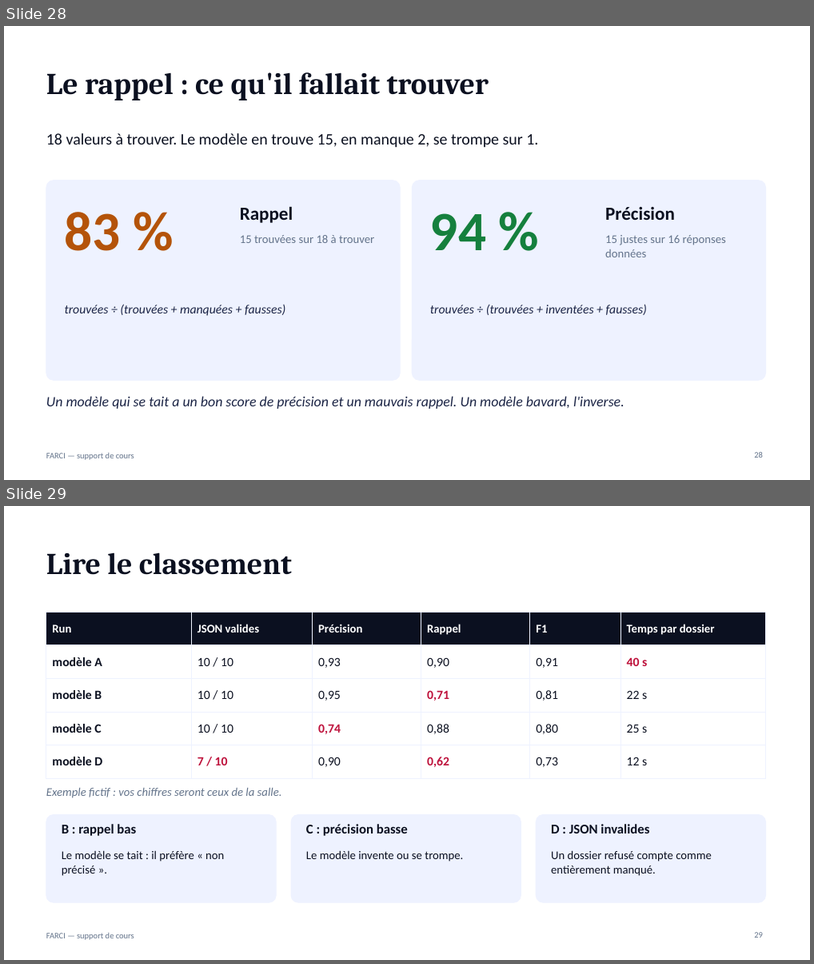
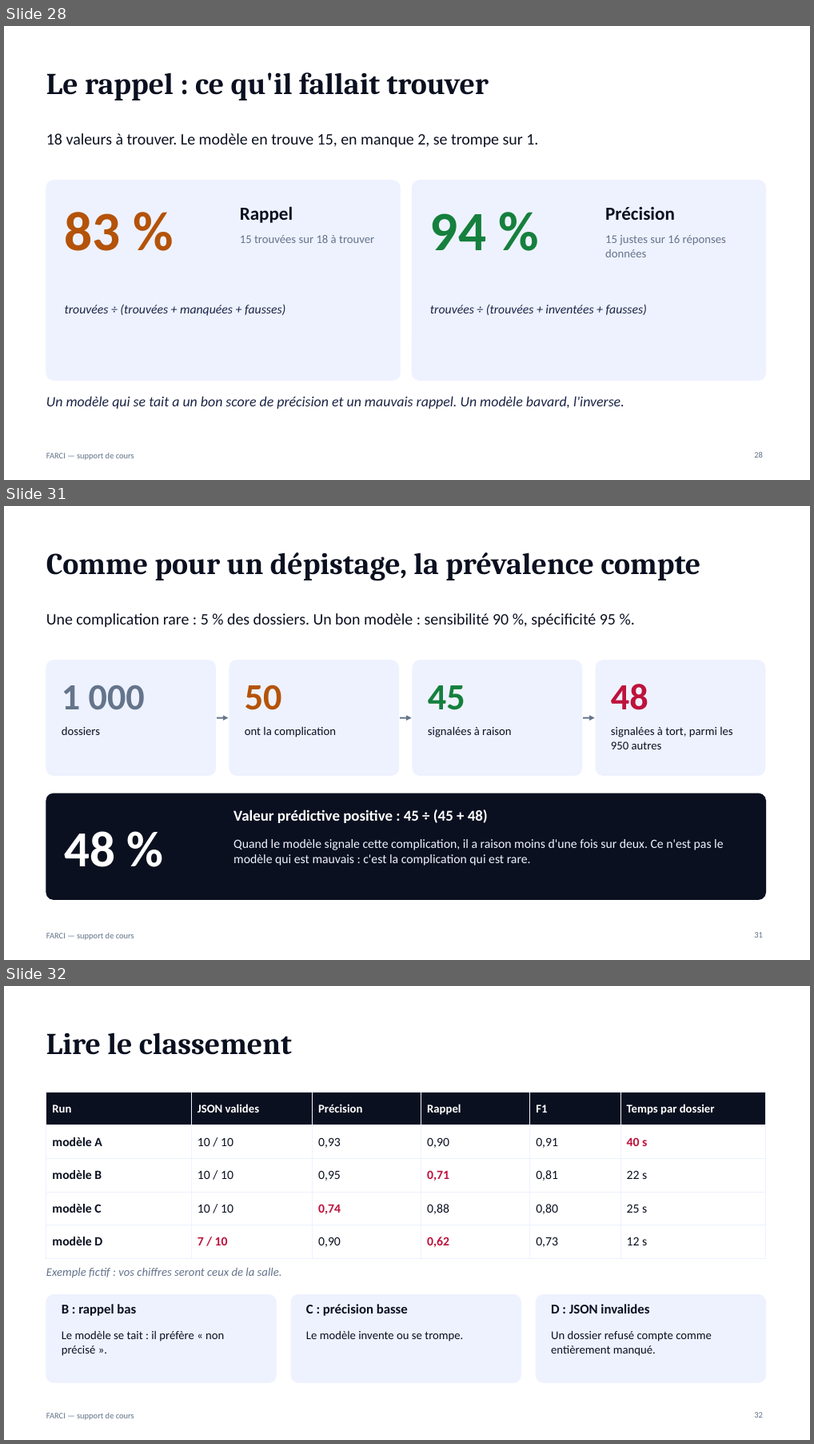
Before and after one commit to jdanion/FARCI, a slide deck: docs/support/FARCI-support-de-cours.pptx. Shown one above the other, each under a label of ours: slides 28 and 29 before the commit, slides 28, 31 and 32 after it; the slides between them are not shown. The pictures are 814x964 and 814x1444 pixels, drawn with LibreOffice and Linux fonts; fonts in the diff are those of the drawing. Boxes give left, top, right and bottom in pixels: in the first picture for what was removed or moved away, otherwise in the second. Text is boxed around its words. In the diff, an @@ line names an element or a change of style, - is before the commit and + after.

```diff
--- a/docs/support/FARCI-support-de-cours.pptx
+++ b/docs/support/FARCI-support-de-cours.pptx
@@ slide 31 added at box(4, 506, 810, 960), background #FFFFFF; not listed: 1 template element that a slide beside it also shows @@
@@ title added at box(46, 552, 701, 580), 36 pt, text #0B1020, bold @@
+Comme pour un dépistage, la prévalence compte
@@ text added at box(46, 613, 616, 628), 19 pt, text #0B1020 @@
+Une complication rare : 5 % des dossiers. Un bon modèle : sensibilité 90 %, spécificité 95 %.
@@ rounded rectangle added at box(46, 660, 216, 776), fill #EEF2FF, outline #EEF2FF 1 pt @@
@@ rounded rectangle added at box(230, 660, 399, 776), fill #EEF2FF, outline #EEF2FF 1 pt @@
@@ rounded rectangle added at box(413, 660, 582, 776), fill #EEF2FF, outline #EEF2FF 1 pt @@
@@ rounded rectangle added at box(596, 660, 766, 776), fill #EEF2FF, outline #EEF2FF 1 pt @@
@@ text added at box(62, 685, 145, 709), 44 pt, text #64748B, bold @@
+1 000
@@ text added at box(245, 684, 282, 710), 44 pt, text #B45309, bold @@
+50
@@ text added at box(428, 685, 466, 710), 44 pt, text #15803D, bold @@
+45
@@ text added at box(611, 684, 649, 710), 44 pt, text #BE123C, bold @@
+48
@@ arrow added from (217, 718) to (229, 718), #64748B 2 pt @@
@@ arrow added from (400, 718) to (412, 718), #64748B 2 pt @@
@@ arrow added from (583, 718) to (595, 718), #64748B 2 pt @@
@@ text added at box(62, 726, 100, 735), 14 pt, text #0B1020 @@
+dossiers
@@ text added at box(245, 726, 336, 737), 14 pt, text #0B1020 @@
+ont la complication
@@ text added at box(428, 726, 511, 737), 14 pt, text #0B1020 @@
+signalées à raison
@@ text added at box(611, 726, 733, 749), 14 pt, text #0B1020 @@
+signalées à tort, parmi les 950 autres
@@ rounded rectangle added at box(46, 793, 766, 900), fill #0B1020, outline #0B1020 1 pt @@
@@ text added at box(234, 809, 488, 823), 18 pt, text #FFFFFF, bold @@
+Valeur prédictive positive : 45 ÷ (45 + 48)
@@ text added at box(65, 831, 116, 867), 60 pt, text #FFFFFF, bold @@
+48 %
@@ text added at box(234, 839, 723, 865), 15 pt, text #EEF2FF @@
+Quand le modèle signale cette complication, il a raison moins d'une fois sur deux. Ce n'est pas le modèle qui est mauvais : c'est la complication qui est rare.
@@ page number added at box(754, 932, 763, 937), 10 pt, text #64748B @@
+31
@@ what was slide 29 is now slide 32 @@
@@ page number at box(754, 1412, 763, 1417): text changed @@
-29
+32
```
Also in this commit, not shown: 2 slides changed, 2 other slides added, 9 other files.
